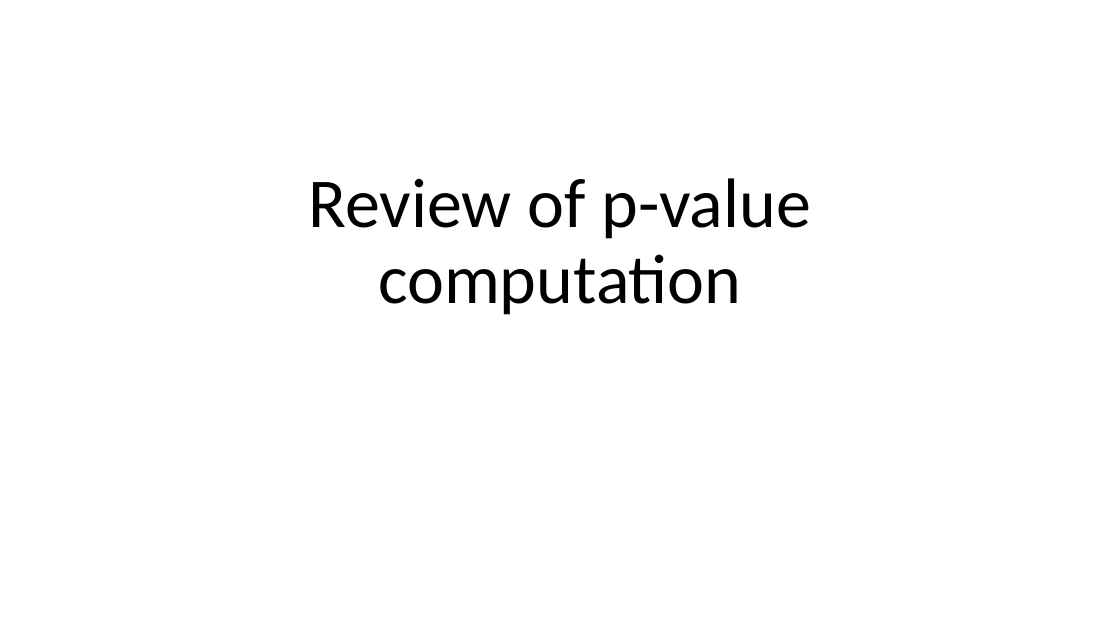
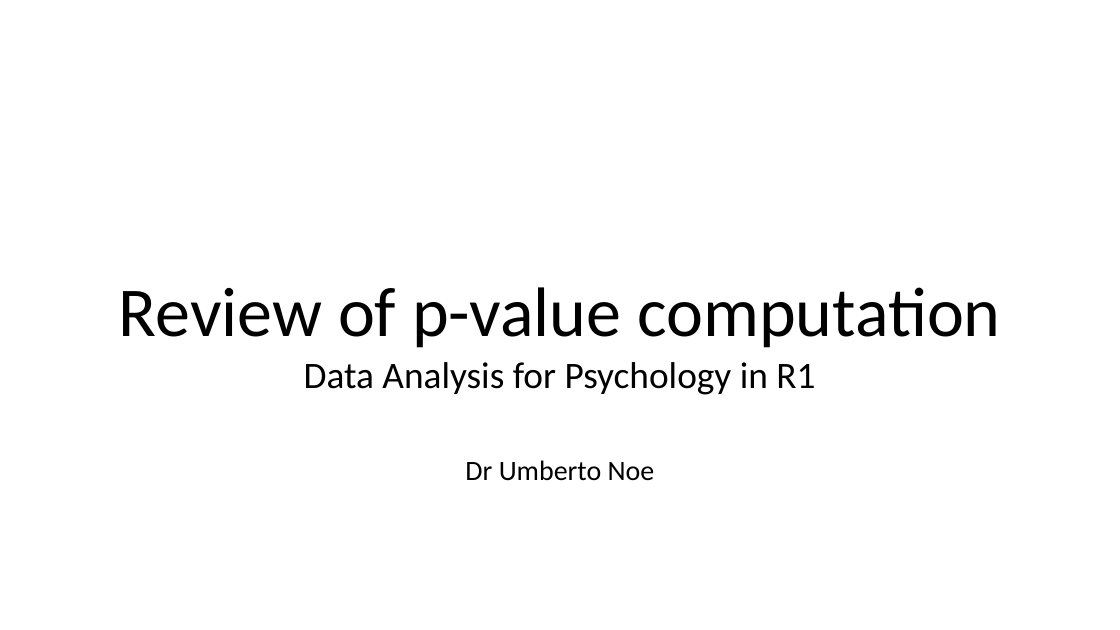
Before and after one commit to uoepsy/dapr1, a slide deck: slide 1 of dapr1_lectures/dapr1_2_03_ht_critvalues/pvalue-computation.pptx. Drawn at 1120x630 pixels with LibreOffice and Linux fonts; fonts in the diff are those of the drawing. Boxes give left, top, right and bottom in pixels: in the first picture for what was removed or moved away, otherwise in the second. Text is boxed around its words. In the diff, an @@ line names an element or a change of style, - is before the commit and + after.

```diff
--- a/dapr1_lectures/dapr1_2_03_ht_critvalues/pvalue-computation.pptx
+++ b/dapr1_lectures/dapr1_2_03_ht_critvalues/pvalue-computation.pptx
@@ title at [119, 287, 1000, 395]: text changed; size 60 to 32 pt @@
-Review of p-value computation
+Review of p-value computation
+Data Analysis for Psychology in R1
@@ subtitle added at [465, 460, 655, 481], 24 pt, text #000000 @@
+Dr Umberto Noe
```
Also in this commit, not shown: 6 other slides changed, 12 other files.
